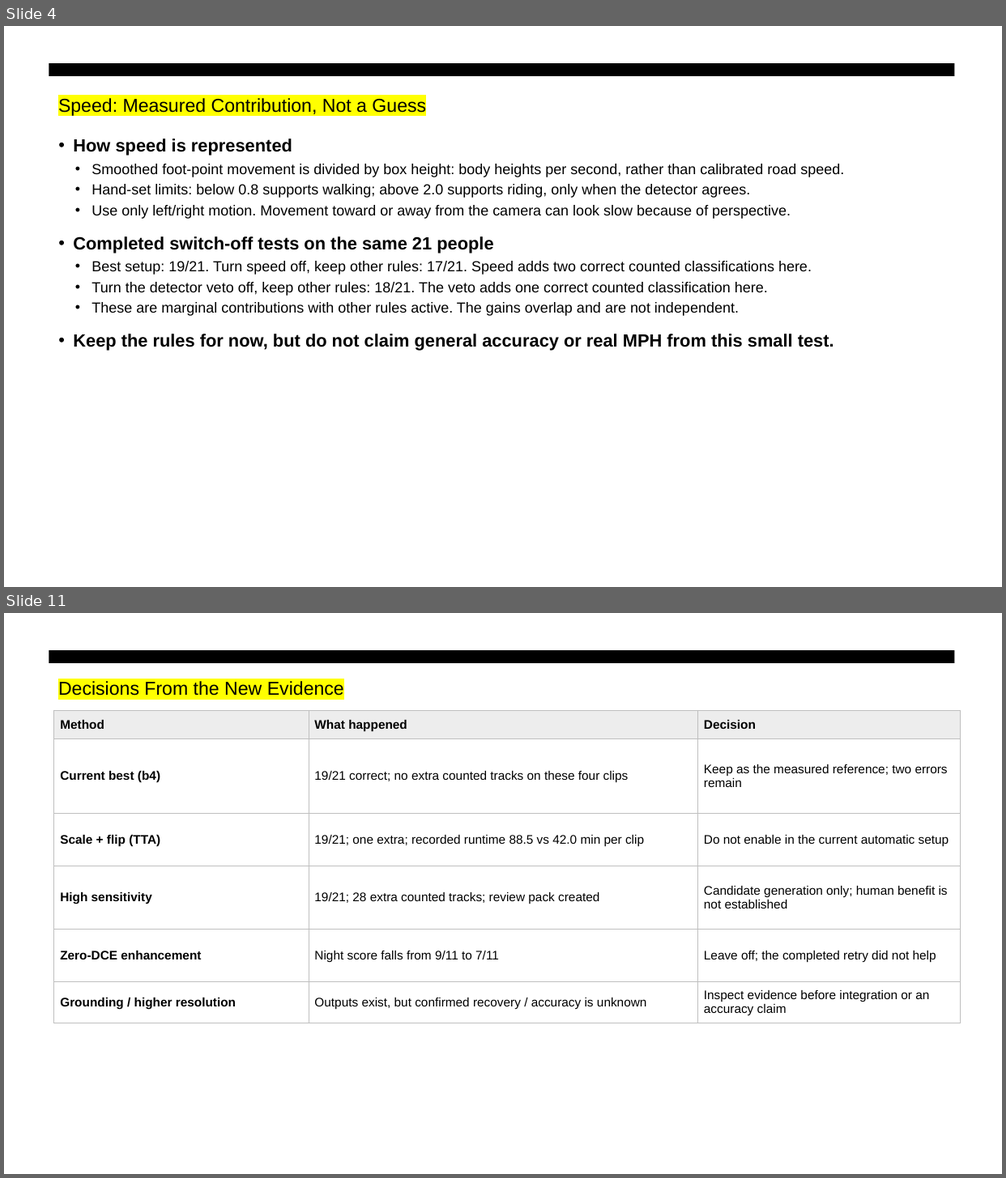
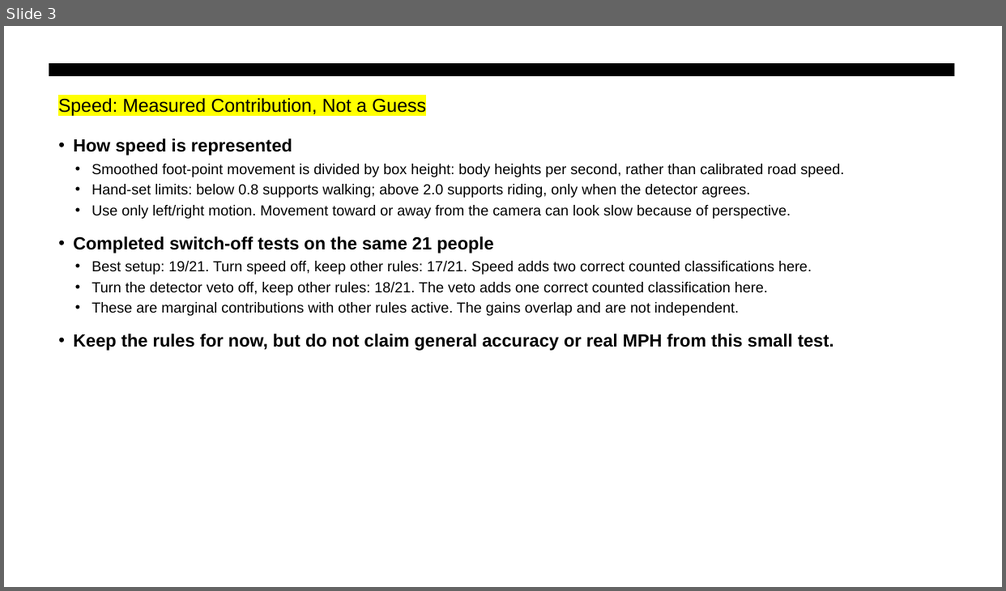
Before and after one commit to RithikaMathew/objectDetect, a slide deck: reports/presentations/bike_weekly_meeting_10_19_results.pptx. Shown one above the other, each under a label of ours: slides 4 and 11 before the commit, slide 3 after it; the slides between them are not shown. The pictures are 1006x1178 and 1006x591 pixels, drawn with LibreOffice and Linux fonts; fonts in the diff are those of the drawing. Boxes give left, top, right and bottom in pixels: in the first picture for what was removed or moved away, otherwise in the second. Text is boxed around its words. In the diff, an @@ line names an element or a change of style, - is before the commit and + after.

```diff
--- a/reports/presentations/bike_weekly_meeting_10_19_results.pptx
+++ b/reports/presentations/bike_weekly_meeting_10_19_results.pptx
@@ slide 11 removed at (4,613,1002,1174), background #FFFFFF; not listed: 1 template element that a slide beside it also shows @@
@@ text removed at (58,681,344,696) @@
-Decisions From the New Evidence
@@ table removed at (54,710,960,1019), 6 rows, 3 columns @@
-Method | What happened | Decision
-Current best (b4) | 19/21 correct; no extra counted tracks on these four clips | Keep as the measured reference; two errors remain
-Scale + flip (TTA) | 19/21; one extra; recorded runtime 88.5 vs 42.0 min per clip | Do not enable in the current automatic setup
-High sensitivity | 19/21; 28 extra counted tracks; review pack created | Candidate generation only; human benefit is not established
-Zero-DCE enhancement | Night score falls from 9/11 to 7/11 | Leave off; the completed retry did not help
-Grounding / higher resolution | Outputs exist, but confirmed recovery / accuracy is unknown | Inspect evidence before integration or an accuracy claim
@@ what was slide 4 is now slide 3 @@
```
Also in this commit, not shown: 1 slide changed, 6 slides added, 9 other slides removed, 45 other files.
